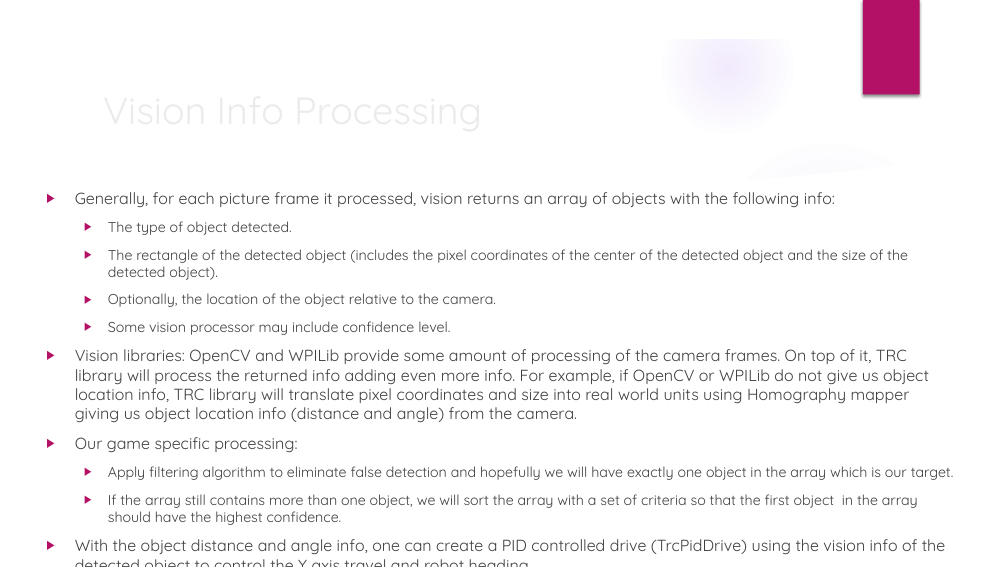
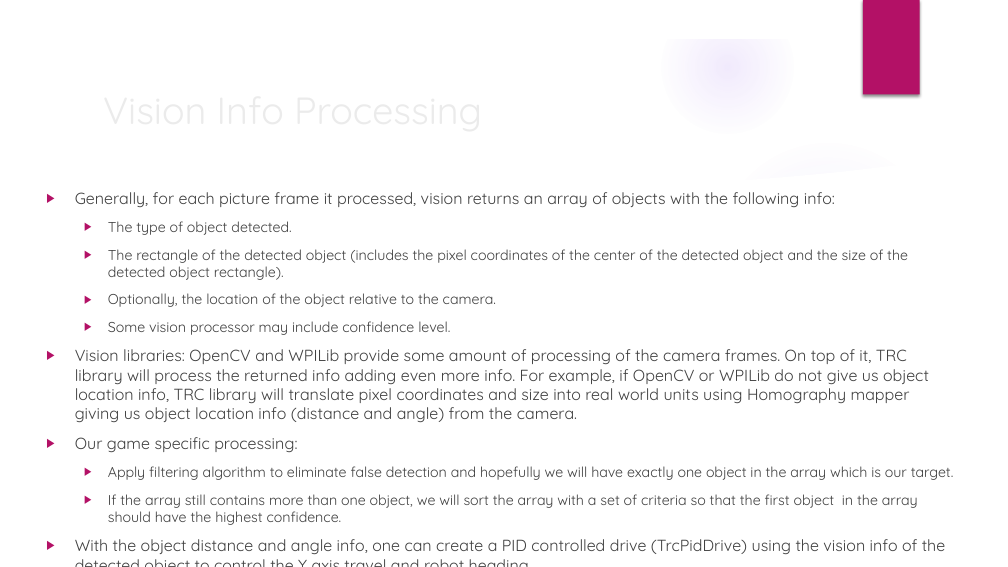
Before and after one commit to trc492/FrcProgrammingClass, a slide deck: slide 4 of Lessons/8-Vision.pptx. Drawn at 1008x567 pixels with LibreOffice and Linux fonts; fonts in the diff are those of the drawing; background and template pictures are left out. Boxes give left, top, right and bottom in pixels: in the first picture for what was removed or moved away, otherwise in the second. Text is boxed around its words. In the diff, an @@ line names an element or a change of style, - is before the commit and + after.

```diff
--- a/Lessons/8-Vision.pptx
+++ b/Lessons/8-Vision.pptx
@@ text at [108,249,908,280]: text changed @@
-  ▶ The rectangle of the detected object (includes the pixel coordinates of the center of the detected object and the size of the detected object).
+  ▶ The rectangle of the detected object (includes the pixel coordinates of the center of the detected object and the size of the detected object rectangle).
```
Also in this commit, not shown: 1 other slide changed, 1 other file.
